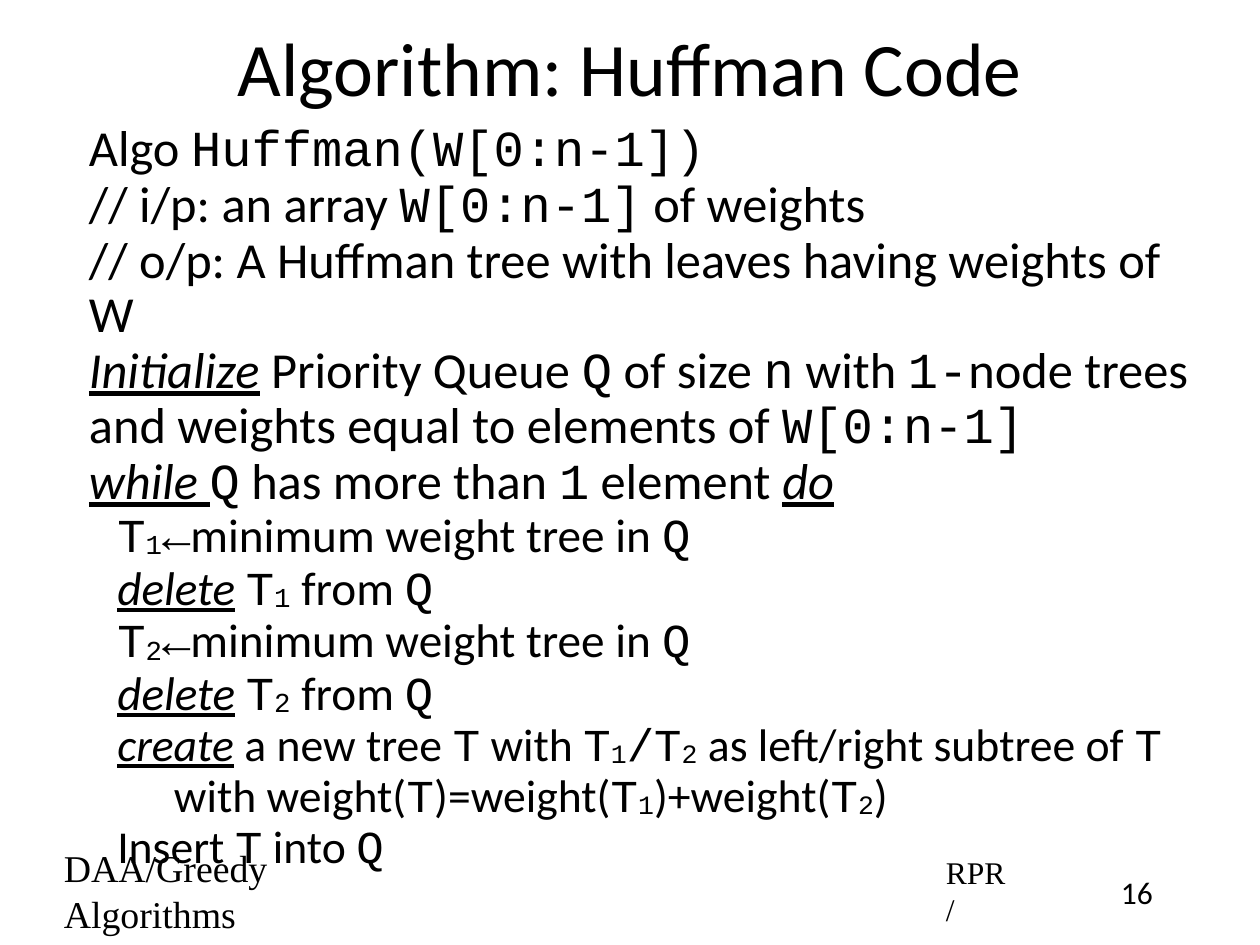
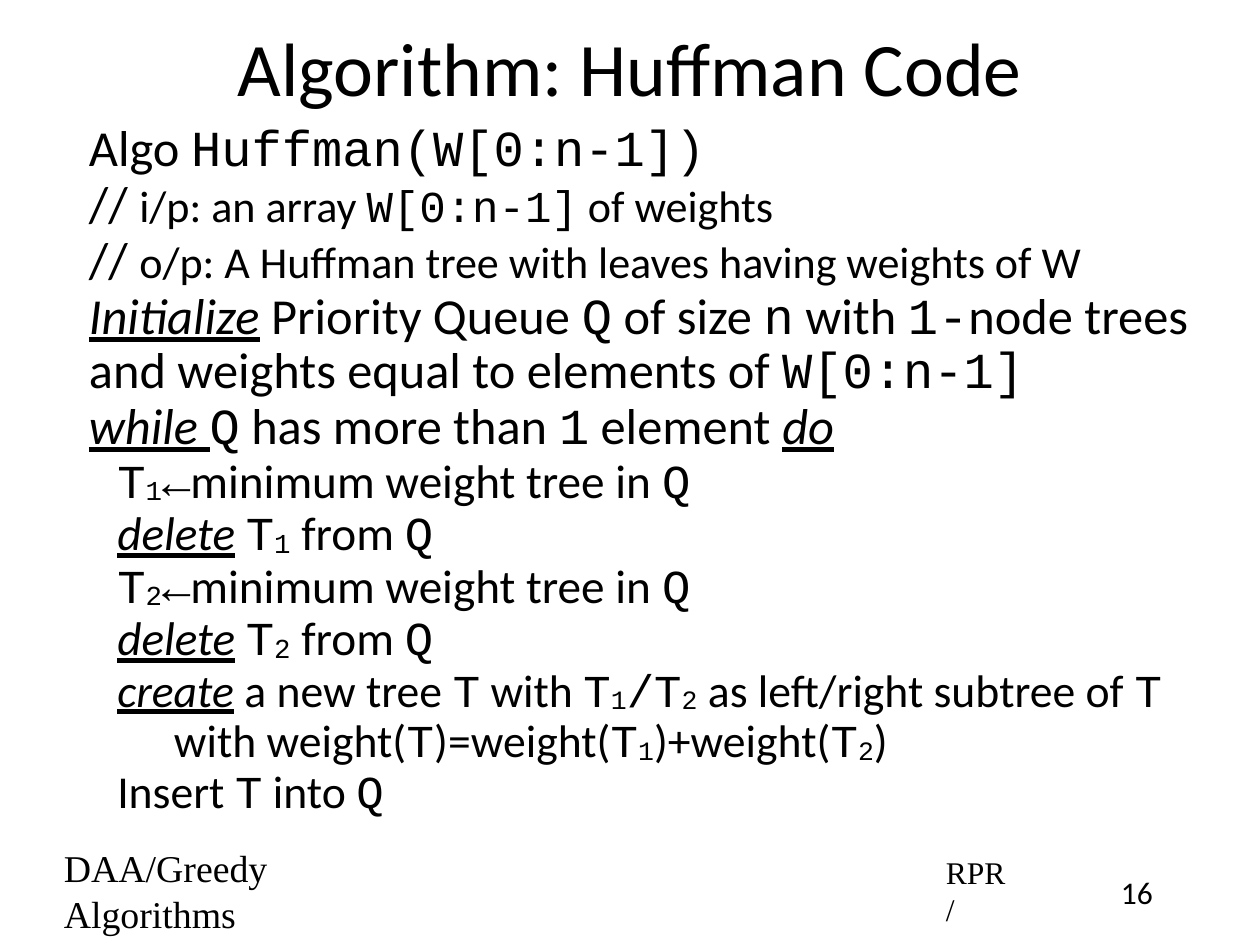
Before and after one commit to rprustagi/2019-17CS43-DAA, a slide deck: slide 16 of Slides-RPR/2019-H1-DAA-L27-Greedy-Algo-Huffman-Codes.pptx. Drawn at 1260x945 pixels with LibreOffice and Linux fonts; fonts in the diff are those of the drawing. Boxes give left, top, right and bottom in pixels: in the first picture for what was removed or moved away, otherwise in the second. Text is boxed around its words. In the diff, an @@ line names an element or a change of style, - is before the commit and + after.

Commit message:
Algorithm readability improved slightly on slide 16

```diff
--- a/Slides-RPR/2019-H1-DAA-L27-Greedy-Algo-Huffman-Codes.pptx
+++ b/Slides-RPR/2019-H1-DAA-L27-Greedy-Algo-Huffman-Codes.pptx
@@ text at <box>139,191,1081,286</box>: size 32 to 28 pt in "i/p: an array W[0:n-1] of weights", "o/p: A Huffman tree with leaves having ..." @@
```
Also in this commit, not shown: 2 other slides changed, 1 slide removed, 2 other files.
